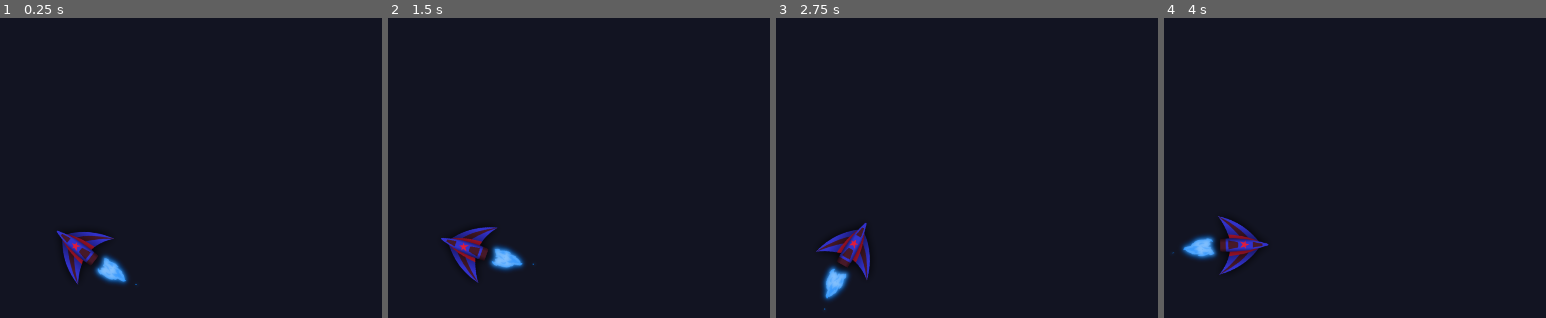
Above: before the commit, frames 1-4 (left to right).
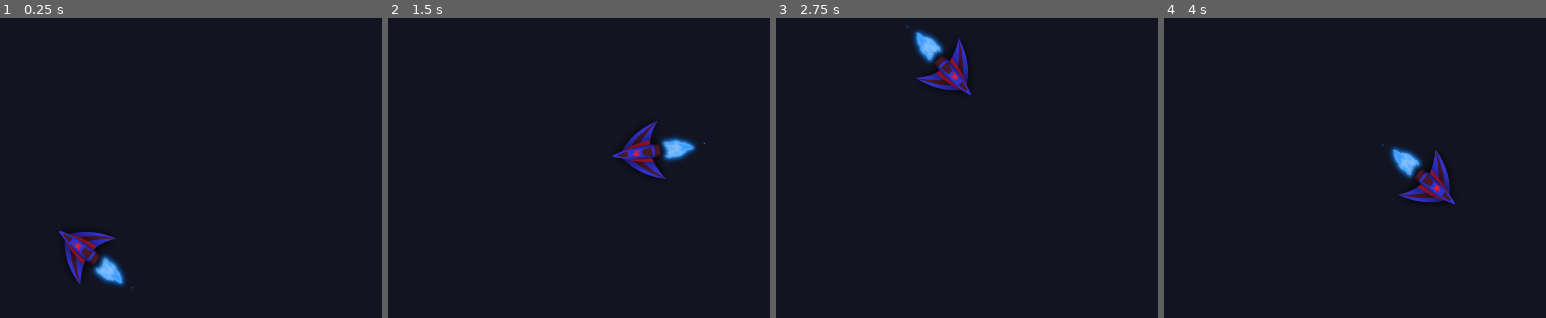
Above: after the commit, the same moments.

Repository: Najim-SD/Moon-Guardian
Game: Godot game, scene res://Scenes/Level.tscn
The game is run twice, just before and just after one commit, with the same random seed, the same clock (stepped at 60 frames per second) and the same inputs.
Inputs (mouse positions are in pixels of both pictures, inside the frame that each line leads up to):
- Up to frame 1 (0.25 s): no input
- Up to frame 2 (1.5 s): tap Enter at 0.5 s; move the mouse to (659, 150) at 0.52 s; press the mouse at (659, 150) at 0.53 s; move the mouse to (outside the picture) at 1.27 s; release the mouse at (outside the picture) at 1.28 s; click (outside the picture) at 1.35 s
- Up to frame 3 (2.75 s): tap Space at 2 s; move the mouse to (951, 75) at 2.02 s; press the mouse at (951, 75) at 2.03 s
- Up to frame 4 (4 s): move the mouse to (1221, 264) at 2.77 s; release the mouse at (1221, 264) at 2.78 s; click (1221, 264) at 2.85 s; tap Enter at 3.5 s; move the mouse to (1500, 240) at 3.52 s; press the mouse at (1500, 240) at 3.53 s

The runs differ from the first frame. In frame 1, 1.2% of the frame differs, in the area x 14-36%, y 70-91%; in frame 2, 3.6%, in the area x 13-83%, y 34-89%; in frame 3, 3.6%; in frame 4, 3.6%.

Commit message:
Very Basic ship movement (needs accelration)

Diff:
--- a/Scenes/Spaceship.tscn
+++ b/Scenes/Spaceship.tscn
@@ -4,14 +4,18 @@
 [ext_resource path="res://Scripts/Spaceship.gd" type="Script" id=2]
 [ext_resource path="res://Art/Jet Flames0001.png" type="Texture" id=3]
 
-[node name="Spaceship" type="Node2D"]
+[node name="Spaceship" type="KinematicBody2D"]
 script = ExtResource( 2 )
 
 [node name="Jet Flames0001" type="Sprite" parent="."]
-position = Vector2( -78.5258, -0.0268097 )
-rotation = 1.5708
+position = Vector2( -76.5598, -4.0664 )
+rotation = 1.6825
 texture = ExtResource( 3 )
 
 [node name="sprite" type="Sprite" parent="."]
+position = Vector2( -2.62255, 2.24747 )
 rotation = 1.5708
 texture = ExtResource( 1 )
+
+[node name="CollisionPolygon2D" type="CollisionPolygon2D" parent="."]
+polygon = PoolVector2Array( 37.5561, -0.0800629, 22.8727, -4.84227, 1.04591, -28.2564, -39.8297, -46.5115, -23.5588, -11.1919, -36.258, -10.795, -35.8612, 9.04749, -22.7651, 10.6349, -40.2265, 46.7483, 0.649063, 29.2868, 23.6664, 6.66639 )
--- a/Scripts/Spaceship.gd
+++ b/Scripts/Spaceship.gd
@@ -1,4 +1,4 @@
-extends Node2D
+extends KinematicBody2D
 
 
 # Declare member variables here. Examples:
@@ -6,6 +6,8 @@
 # var b = "text"
 
 var velocity = Vector2()
+var direction = Vector2()
+var speed = 500.0
 
 
 # Called when the node enters the scene tree for the first time.
@@ -15,8 +17,11 @@
 
 # Called every frame. 'delta' is the elapsed time since the previous frame.
 func _physics_process(delta):
+	direction = (get_global_mouse_position() - global_position).normalized()
+	velocity = direction * speed
 	look_at(get_global_mouse_position())
 	if Input.is_action_pressed("move"):
+		velocity = move_and_slide(velocity, Vector2.UP)
 		pass
 	#velocity = move_and_slide(velocity, Vector2.UP)
 	pass	#_Physics Process
